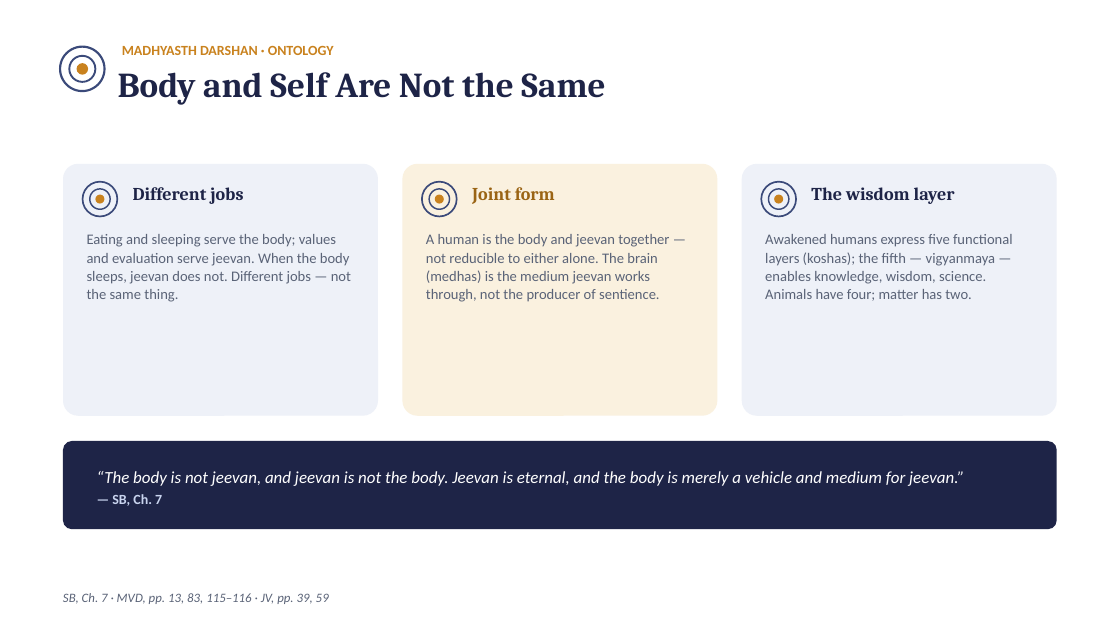
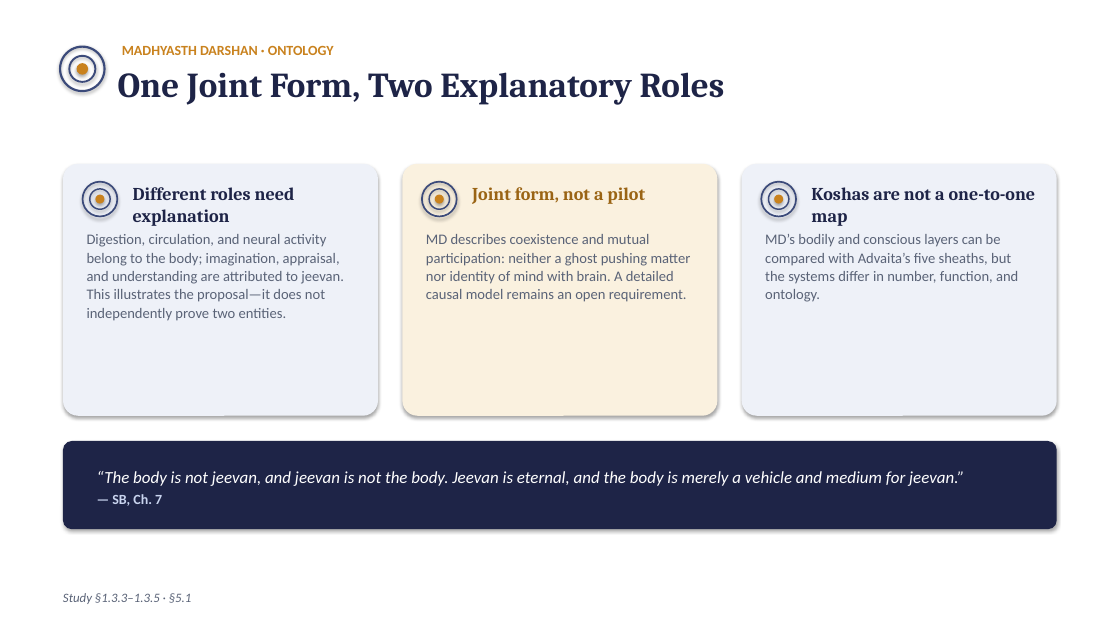
Before and after one commit to raghavamohan/AnalyticMadhyasthDarshan, a slide deck: slide 10 of Studies/Why-Humans-Are-Not-Just-Material/Why-Humans-Are-Not-Just-Material.pptx. Drawn at 1120x630 pixels with LibreOffice and Linux fonts; fonts in the diff are those of the drawing. Boxes give left, top, right and bottom in pixels: in the first picture for what was removed or moved away, otherwise in the second. Text is boxed around its words. In the diff, an @@ line names an element or a change of style, - is before the commit and + after.

Commit message:
Refine human ontology study and presentation

```diff
--- a/Studies/Why-Humans-Are-Not-Just-Material/Why-Humans-Are-Not-Just-Material.pptx
+++ b/Studies/Why-Humans-Are-Not-Just-Material/Why-Humans-Are-Not-Just-Material.pptx
@@ rectangle added at (0,0,1120,630), fill #FFFFFF @@
@@ text at (118,72,725,104): text changed @@
-Body and Self Are Not the Same
+One Joint Form, Two Explanatory Roles
@@ text at (133,187,295,226): text changed @@
-Different jobs
+Different roles need explanation
@@ text at (472,187,645,204): text changed @@
-Joint form
+Joint form, not a pilot
@@ text at (811,187,1036,226): text changed @@
-The wisdom layer
+Koshas are not a one-to-one map
@@ text at (87,234,344,321): text changed @@
-Eating and sleeping serve the body; values and evaluation serve jeevan. When the body sleeps, jeevan does not. Different jobs — not the same thing.
+Digestion, circulation, and neural activity belong to the body; imagination, appraisal, and understanding are attributed to jeevan. This illustrates the proposal—it does not independently prove two entities.
@@ text at (426,234,691,302): text changed @@
-A human is the body and jeevan together — not reducible to either alone. The brain (medhas) is the medium jeevan works through, not the producer of sentience.
+MD describes coexistence and mutual participation: neither a ghost pushing matter nor identity of mind with brain. A detailed causal model remains an open requirement.
@@ text at (765,234,1018,302): text changed @@
-Awakened humans express five functional layers (koshas); the fifth — vigyanmaya — enables knowledge, wisdom, science. Animals have four; matter has two.
+MD’s bodily and conscious layers can be compared with Advaita’s five sheaths, but the systems differ in number, function, and ontology.
@@ shadow on in 16 elements at (60,47,105,92), (69,55,95,82), (76,63,88,75), (63,164,378,416), (82,181,117,216), (90,189,110,209), (96,195,105,204), (402,164,718,416), (422,181,456,216), (429,189,450,209), (435,195,444,204), (742,164,1057,416), (761,181,796,216), (769,189,789,209), (775,195,784,204), (63,441,1057,529) @@
@@ text at (63,593,192,604): text changed @@
-SB, Ch. 7 · MVD, pp. 13, 83, 115–116 · JV, pp. 39, 59
+Study §1.3.3–1.3.5 · §5.1
```
Also in this commit, not shown: 19 other slides changed, 5 other files.
